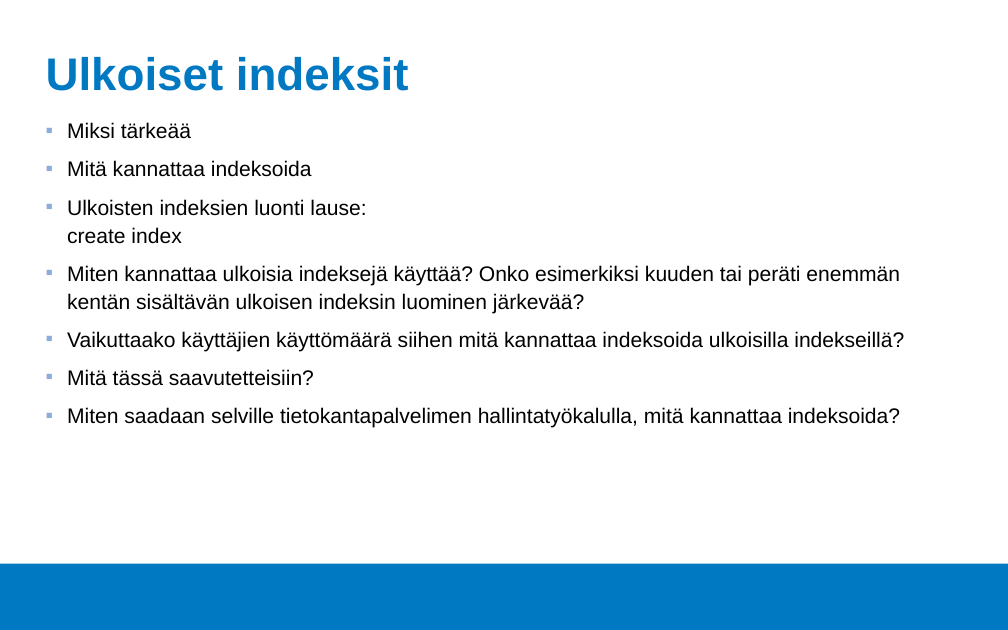
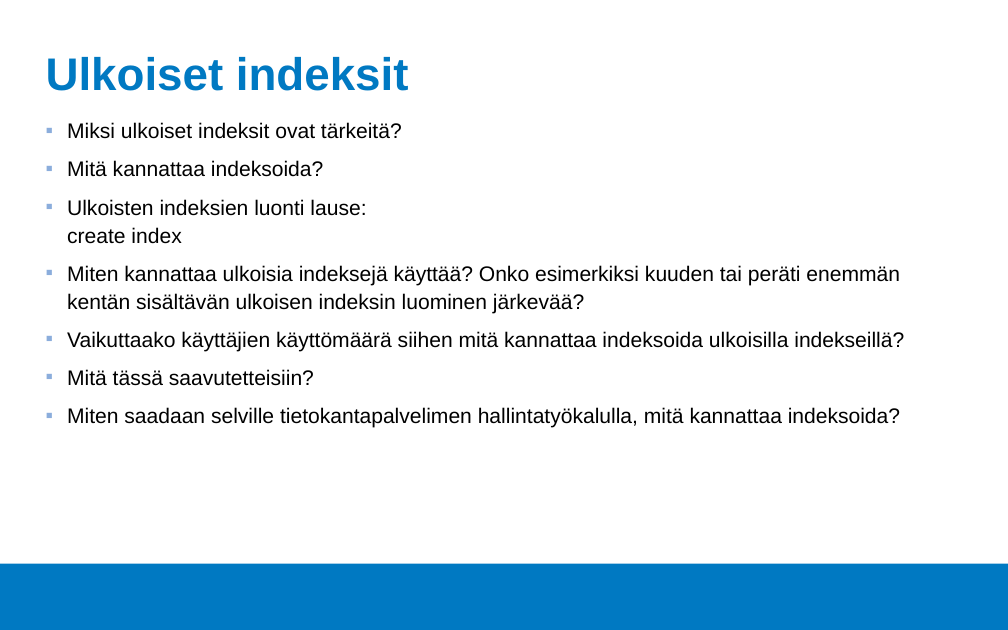
Before and after one commit to Tietokantahallinta/Tietokantahallinta.github.io, a slide deck: slide 3 of luennot/viikko02/Luentokalvot_02.odp. Drawn at 1008x630 pixels with LibreOffice and Linux fonts; fonts in the diff are those of the drawing; background and template pictures are left out. Boxes give left, top, right and bottom in pixels: in the first picture for what was removed or moved away, otherwise in the second. Text is boxed around its words. In the diff, an @@ line names an element or a change of style, - is before the commit and + after.

```diff
--- a/luennot/viikko02/Luentokalvot_02.odp
+++ b/luennot/viikko02/Luentokalvot_02.odp
@@ text at (67,122,402,177): text changed @@
-▪ Miksi tärkeää
-▪ Mitä kannattaa indeksoida
+▪ Miksi ulkoiset indeksit ovat tärkeitä?
+▪ Mitä kannattaa indeksoida?
```
Also in this commit, not shown: 1 other slide changed, 1 slide added, 1 slide removed, 11 other files.
